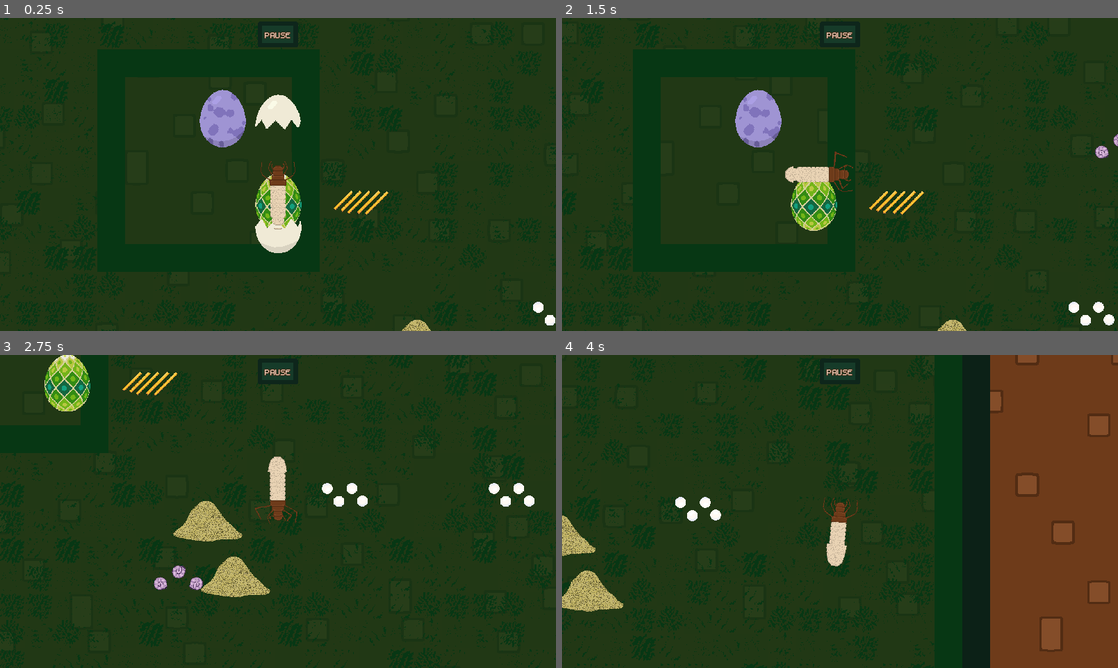
Above: before the commit, frames 1-4 (two rows, left to right).
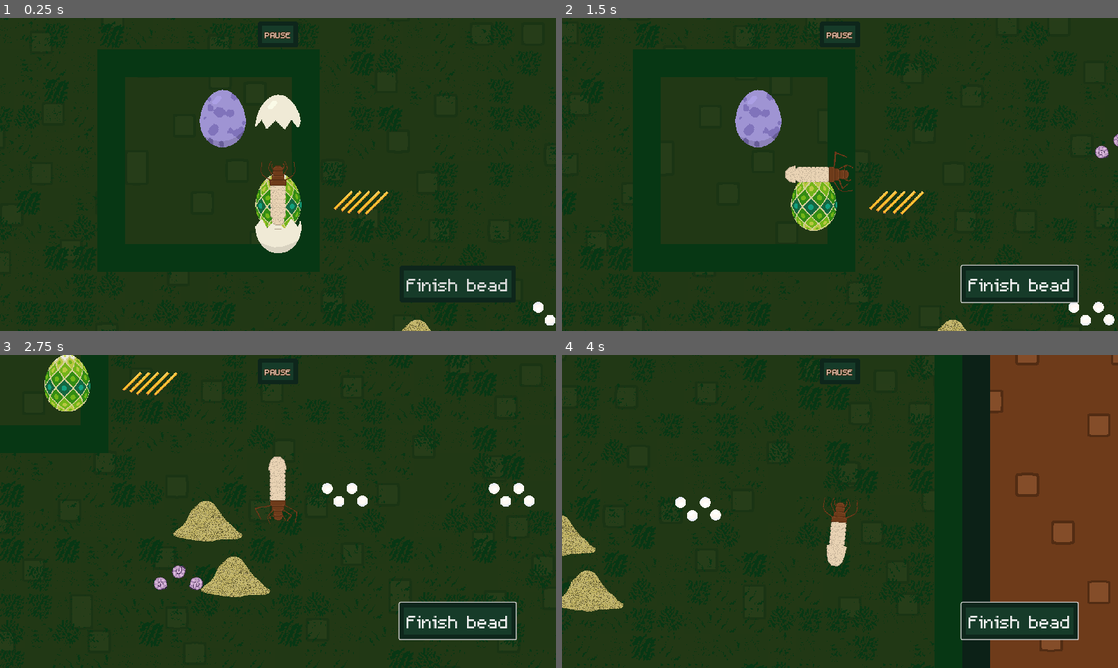
Above: after the commit, the same moments.

Repository: Splashy-Inc/caddishack
Game: Godot game, scene res://SCENES/TERRARIUM/terrarium_station.tscn
Two runs of this game, one before a commit and one after it. Both use one fixed random seed, a clock stepped at 60 frames per second and the inputs below. This scene is started directly instead of the project's main scene.
Inputs (mouse positions are in pixels of both pictures, inside the frame that each line leads up to):
- Up to frame 1 (0.25 s): no input
- Up to frame 2 (1.5 s): click (1017, 284) at 0.5 s, where only the run after the commit has a clickable "Finish bead"; tap Enter at 1.25 s; move the mouse to (962, 158) at 1.27 s; hold D (right) from 1.28 s (still down); hold O (run_info) from 1.28 s (still down); click (962, 158) at 1.42 s
- Up to frame 3 (2.75 s): move the mouse to (166, 527) at 2.02 s; release D (right) at 2.03 s; release O (run_info) at 2.03 s; hold S (down) from 2.03 s (still down); click (166, 527) at 2.1 s
- Up to frame 4 (4 s): move the mouse to (895, 442) at 2.77 s; release S (down) at 2.78 s; hold D (right) 2.78-3.53 s; hold O (run_info) 2.78-3.53 s; move the mouse to (812, 574) at 3.52 s; hold W (up) from 3.53 s (still down); click (812, 574) at 3.6 s

The runs differ from the first frame. In frame 1, 0.3% of the frame differs, in the area x 49-93%, y 67-90%; in frame 2, 0.5%; in frame 3, 0.6%; in frame 4, 2.5%, in the area x 47-93%, y 60-92%.

Commit message:
Better terrarium feel and control of bead making
Smoother early completion of beads

Diff:
--- a/SCENES/GUI/station_ui.tscn
+++ b/SCENES/GUI/station_ui.tscn
@@ -1,10 +1,100 @@
-[gd_scene load_steps=2 format=3 uid="uid://b0qf7jypiefqa"]
+[gd_scene load_steps=11 format=3 uid="uid://b0qf7jypiefqa"]
 
+[ext_resource type="Script" path="res://SCRIPTS/GUI/station_ui.gd" id="1_5havd"]
 [ext_resource type="PackedScene" uid="uid://l63bub3q0j7s" path="res://SCENES/GUI/pause_button.tscn" id="1_l6r4l"]
+[ext_resource type="StyleBox" uid="uid://b4ohcrep4kgqi" path="res://RESOURCES/button_box_hover.tres" id="3_in3h7"]
+[ext_resource type="StyleBox" uid="uid://clyq3pof6wks3" path="res://RESOURCES/button_box_normal.tres" id="4_e2emd"]
+[ext_resource type="Script" path="res://SCRIPTS/GUI/speed_up_button.gd" id="5_a0mxi"]
+[ext_resource type="FontFile" uid="uid://di1ynwh6doxnf" path="res://ASSETS/Font/m5x7.ttf" id="6_h6vni"]
 
-[node name="StationUI" type="CanvasLayer"]
+[sub_resource type="LabelSettings" id="LabelSettings_yi2vk"]
+font = ExtResource("6_h6vni")
+font_size = 32
+font_color = Color(0.941176, 0.827451, 0.760784, 1)
+outline_size = 5
+outline_color = Color(0.321569, 0.172549, 0.0745098, 1)
+
+[sub_resource type="Animation" id="Animation_k6mpo"]
+resource_name = "pulse"
+length = 0.5
+loop_mode = 2
+tracks/0/type = "value"
+tracks/0/imported = false
+tracks/0/enabled = true
+tracks/0/path = NodePath(".:scale")
+tracks/0/interp = 1
+tracks/0/loop_wrap = true
+tracks/0/keys = {
+"times": PackedFloat32Array(0, 0.5),
+"transitions": PackedFloat32Array(1, 1),
+"update": 0,
+"values": [Vector2(1, 1), Vector2(1.1, 1.1)]
+}
+
+[sub_resource type="Animation" id="Animation_v26qx"]
+length = 0.001
+tracks/0/type = "value"
+tracks/0/imported = false
+tracks/0/enabled = true
+tracks/0/path = NodePath(".:scale")
+tracks/0/interp = 1
+tracks/0/loop_wrap = true
+tracks/0/keys = {
+"times": PackedFloat32Array(0),
+"transitions": PackedFloat32Array(1),
+"update": 0,
+"values": [Vector2(1, 1)]
+}
+
+[sub_resource type="AnimationLibrary" id="AnimationLibrary_8poty"]
+_data = {
+"RESET": SubResource("Animation_v26qx"),
+"pulse": SubResource("Animation_k6mpo")
+}
+
+[node name="StationUI" type="CanvasLayer" node_paths=PackedStringArray("terrarium_ui")]
+script = ExtResource("1_5havd")
+terrarium_ui = NodePath("TerrariumUI")
 
 [node name="PauseButton" parent="." instance=ExtResource("1_l6r4l")]
 offset_left = -34.0
 offset_top = 8.0
 offset_right = 34.0
+
+[node name="TerrariumUI" type="Control" parent="."]
+layout_mode = 3
+anchors_preset = 15
+anchor_right = 1.0
+anchor_bottom = 1.0
+grow_horizontal = 2
+grow_vertical = 2
+
+[node name="SpeedUpButton" type="Button" parent="TerrariumUI"]
+layout_mode = 0
+offset_left = 920.0
+offset_top = 570.0
+offset_right = 1188.0
+offset_bottom = 653.0
+theme_override_font_sizes/font_size = 64
+theme_override_styles/hover = ExtResource("3_in3h7")
+theme_override_styles/normal = ExtResource("4_e2emd")
+text = "Finish bead"
+script = ExtResource("5_a0mxi")
+
+[node name="Label" type="Label" parent="TerrariumUI"]
+layout_mode = 0
+offset_left = 876.0
+offset_top = 529.0
+offset_right = 1204.0
+offset_bottom = 555.0
+text = "No materials left! Speeding up..."
+label_settings = SubResource("LabelSettings_yi2vk")
+
+[node name="AnimationPlayer" type="AnimationPlayer" parent="TerrariumUI/Label"]
+libraries = {
+"": SubResource("AnimationLibrary_8poty")
+}
+autoplay = "pulse"
+
+[connection signal="button_down" from="TerrariumUI/SpeedUpButton" to="TerrariumUI/SpeedUpButton" method="_on_button_down"]
+[connection signal="button_up" from="TerrariumUI/SpeedUpButton" to="TerrariumUI/SpeedUpButton" method="_on_button_up"]
--- /dev/null
+++ b/SCRIPTS/GUI/speed_up_button.gd
@@ -0,0 +1,23 @@
+extends Button
+
+
+# Called when the node enters the scene tree for the first time.
+func _ready() -> void:
+	pass # Replace with function body.
+
+
+# Called every frame. 'delta' is the elapsed time since the previous frame.
+func _process(delta: float) -> void:
+	pass
+
+func _on_button_down() -> void:
+	var event = InputEventAction.new()
+	event.action = "speed_up"
+	event.pressed = true
+	Input.parse_input_event(event)
+
+func _on_button_up() -> void:
+	var event = InputEventAction.new()
+	event.action = "speed_up"
+	event.pressed = false
+	Input.parse_input_event(event)
--- /dev/null
+++ b/SCRIPTS/GUI/station_ui.gd
@@ -0,0 +1,15 @@
+extends CanvasLayer
+
+class_name StationUI
+
+@export var terrarium_ui: Control
+@onready var materials_out_label: Label = $TerrariumUI/Label
+
+# Called when the node enters the scene tree for the first time.
+func _ready() -> void:
+	terrarium_ui.visible = get_parent() is TerrariumStation
+	materials_out_label.hide()
+
+# Called every frame. 'delta' is the elapsed time since the previous frame.
+func _process(delta: float) -> void:
+	pass
--- a/SCRIPTS/SHOP/egg_material.gd
+++ b/SCRIPTS/SHOP/egg_material.gd
@@ -28,13 +28,14 @@
 	if is_hatched and not (get_top() or get_bottom()):
 		queue_free()
 
-func spawn_larva():
+func spawn_larva() -> CaddisFly:
 	var new_larva := Globals.generate_larva()
 	new_larva.initialize(info)
 	is_hatched = true
 	top.apply_impulse(Vector2.UP * SPEED)
 	bottom.apply_impulse(Vector2.DOWN * SPEED)
 	hatched.emit(new_larva, global_position)
+	return new_larva
 
 func get_top():
 	if is_instance_valid(top):
--- a/SCRIPTS/TERRARIUM/caddisfly.gd
+++ b/SCRIPTS/TERRARIUM/caddisfly.gd
@@ -8,6 +8,7 @@
 
 var speed_mod := 1.0
 var direction : Vector2
+var bead_speed_mod := 1.0
 
 @export var egg_info : EggMaterialInfo
 
@@ -29,7 +30,14 @@
 	update_type()
 
 func _physics_process(delta: float) -> void:
-	bead_bar.value = lifespan_timer.wait_time - lifespan_timer.time_left
+	if bead_speed_mod != 3.0:
+		if Input.is_action_just_pressed("speed_up"):
+			bead_speed_mod = 6.0
+		if Input.is_action_just_released("speed_up"):
+			bead_speed_mod = 1.0
+	bead_bar.value = lerpf(bead_bar.value, (lifespan_timer.wait_time - lifespan_timer.time_left) * bead_speed_mod, .05)
+	if bead_bar.value >= bead_bar.max_value:
+		_on_lifespan_timer_timeout()
 	if not (lifespan_timer.is_stopped() or (animation_player.assigned_animation == "collect" and animation_player.is_playing())):
 		var new_direction = Vector2.ZERO
 		if Globals.is_mobile and Globals.joystick:
@@ -51,6 +59,7 @@
 		move_and_slide()
 
 func _on_lifespan_timer_timeout() -> void:
+	lifespan_timer.stop()
 	animation_player.play("retract")
 
 func die():
@@ -84,8 +93,7 @@
 		bead.set_special(material_to_place.type)
 
 func _on_bead_completed():
-	lifespan_timer.stop()
-	animation_player.play("retract")
+	bead_speed_mod = 10.0
 
 func initialize(new_egg_info: EggMaterialInfo):
 	egg_info = new_egg_info
--- a/SCRIPTS/TERRARIUM/terrarium_station.gd
+++ b/SCRIPTS/TERRARIUM/terrarium_station.gd
@@ -15,6 +15,7 @@
 @onready var eggs_container: Node = $PlayingField/Eggs
 @onready var larvae_container: Node = $PlayingField/Larvae
 @onready var larva_camera: Camera2D = $PlayingField/LarvaCamera
+@onready var station_ui: StationUI = $StationUI
 
 func _station_ready():
 	await generate_materials()
@@ -28,7 +29,10 @@
 	if eggs_container.get_child_count() > 0:
 		var next_egg = eggs_container.get_children().pick_random() as EggMaterial
 		next_egg.hatched.connect(_on_egg_hatched)
-		next_egg.spawn_larva()
+		var new_larva = next_egg.spawn_larva()
+		if materials_container.get_children().is_empty():
+			new_larva.bead_speed_mod = 15.0
+			station_ui.materials_out_label.show()
 	else:
 		eggs_depleted.emit()
 
--- a/project.godot
+++ b/project.godot
@@ -91,6 +91,10 @@
 "events": [Object(InputEventKey,"resource_local_to_scene":false,"resource_name":"","device":-1,"window_id":0,"alt_press …(192 unchanged characters)…
 ]
 }
+speed_up={
+"deadzone": 0.5,
+"events": []
+}
 
 [layer_names]
 
